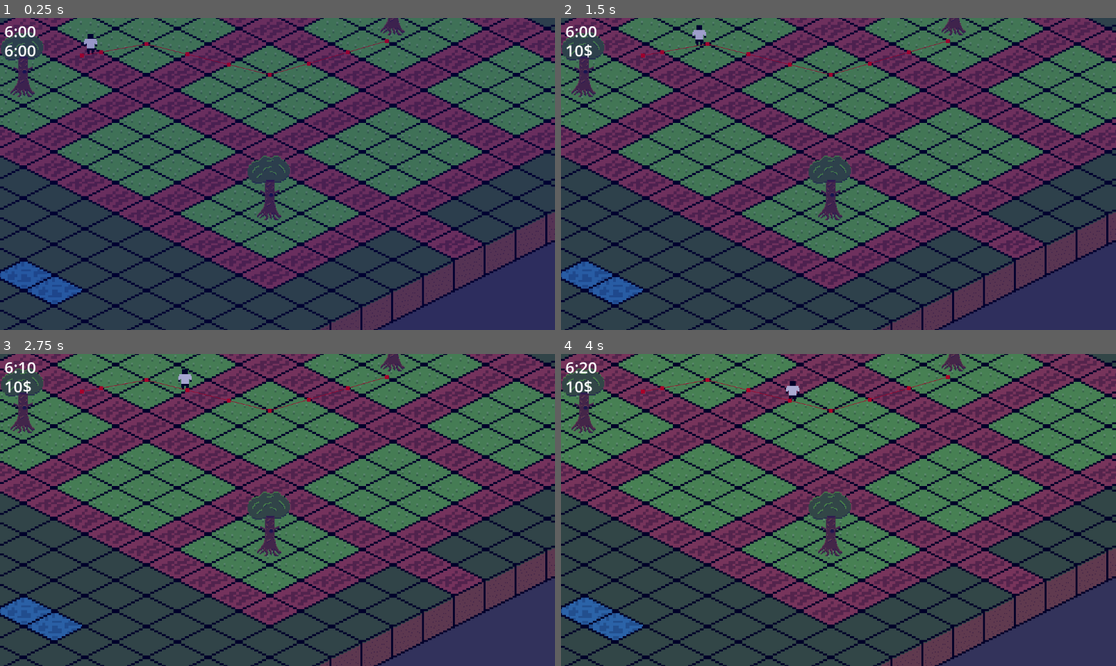
Above: before the commit, frames 1-4 (two rows, left to right).
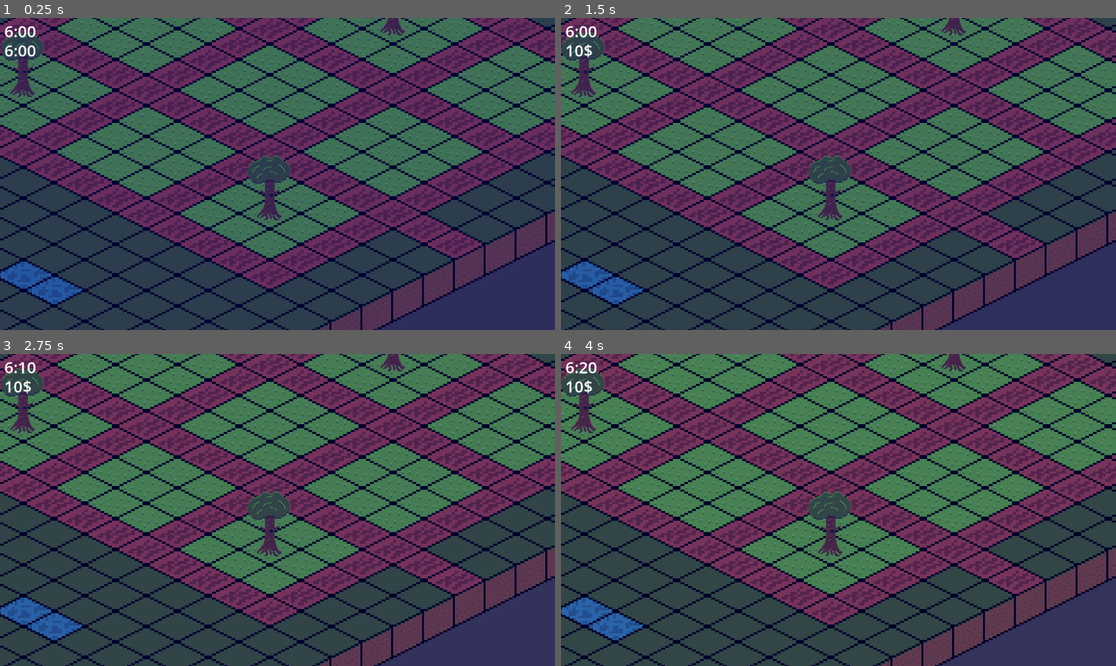
Above: after the commit, the same moments.

Repository: bombasticSlacks/Ok-Orchard
Game: Godot game, scene res://main.tscn
The game is run twice, just before and just after one commit, with the same random seed, the same clock (stepped at 60 frames per second) and the same inputs.
Inputs:
- Up to frame 1 (0.25 s): no input
- Up to frame 2 (1.5 s): no input
- Up to frame 3 (2.75 s): no input
- Up to frame 4 (4 s): no input

The runs differ from the first frame. In frame 1, 0.3% of the frame differs, in the area x 14-71%, y 5-19%; in frame 2, 0.3%; in frame 3, 0.3%; in frame 4, 0.3%, in the area x 14-71%, y 6-19%.

Commit message:
Spawn pawns At Start (#29)
* Stash Changes

* Pawns Spawn From Start Point

* Update main.tscn

Diff:
--- a/Scripts/Game.gd
+++ b/Scripts/Game.gd
@@ -5,13 +5,20 @@
 @export var player: Player
 
 # Generated Pawns For The Current Day
-var pawns: Array
+@export var pawns: Array[Pawn]
 var timer
 var dayColor
 var clock
 var daytime_ambience
 var nighttime_ambience
 var money_display
+
+@onready var tile_map: TileMap = $TileMap
+
+@onready var entrance_transform: Transform2D = pawns[0].transform
+
+# Preload Pawn Setup
+var pawn_setup = preload("res://pawnSetup.tscn")
 
 # Plots the game tracks
 @export var plots: Plot
@@ -38,6 +45,9 @@
 	money_display = get_node("UI/MoneyDisplay")
 	player = get_node("Player")
 	timer.timeout.connect(_tick)
+
+	# Call start day once
+	_start_day()
 
 # Called every frame. 'delta' is the elapsed time since the previous frame.
 func _process(delta):
@@ -74,7 +84,17 @@
 
 # Simplified Processing Only Runs When A Root Level Timer Finishes
 func _tick():
+	# Count Ticks
 	current_ticks = current_ticks+1
+
+	# Check If We Spawn More Pawns
+	if pawns.size() < 10 && randf() > .95:
+		var pawn = pawn_setup.instantiate()
+		pawn.transform = entrance_transform
+		tile_map.add_child(pawn)
+		pawns.append(pawn)
+
+	# Calculate Time Stuff
 	var time = _conv_time(current_ticks, start_sunrise_hour)
 
 	var current_hour = time[0]
@@ -82,9 +102,27 @@
 	_set_day_color(current_hour, current_minute)
 	_adjust_ambience(current_hour, current_minute)
 
+	# Format Displays
 	var formatted_time = _format_time(current_hour, current_minute)
 	clock.set_text(formatted_time)
 	money_display.set_text(String.num_int64(player.money) + "$")
 
+	# Check If The Day Is Over
 	if current_ticks >= day_ticks:
-		current_ticks = 0
+		_end_day()
+
+# stuff that happens when the day starts
+func _start_day():
+	# Reset ticks timer
+	current_ticks = 0
+
+	# Clear any pawns still in the park
+	for pawn in pawns:
+		pawn.queue_free()
+	pawns.clear()
+
+
+# stuff that happens when the day ends
+func _end_day():
+	# TODO Night Stuff
+	_start_day()
--- a/main.tscn
+++ b/main.tscn
@@ -1,42 +1,21 @@
-[gd_scene load_steps=11 format=3 uid="uid://dx3k80toaks7p"]
-
+[gd_scene load_steps=9 format=3 uid="uid://dx3k80toaks7p"]
 
 [ext_resource type="PackedScene" uid="uid://dq131ceghv4bt" path="res://orchard.tscn" id="1_5bpqt"]
 [ext_resource type="Script" path="res://Scripts/Game.gd" id="1_nahm6"]
-[ext_resource type="Script" path="res://Scripts/Pawn.gd" id="2_yo2sw"]
-[ext_resource type="Texture2D" uid="uid://bdgm8ga1cokek" path="res://Assets/PawnBase.png" id="3_blutb"]
 [ext_resource type="Script" path="res://Scripts/Plot.gd" id="4_wgdl0"]
 [ext_resource type="Texture2D" uid="uid://du1wx4xcmn602" path="res://Assets/TreeBase.png" id="5_822cv"]
+[ext_resource type="PackedScene" uid="uid://dlx77rrwosh4s" path="res://pawnSetup.tscn" id="5_ytaj6"]
+[ext_resource type="Script" path="res://Scripts/Player.gd" id="7_dj4wc"]
 [ext_resource type="AudioStream" uid="uid://bfcdq82b3wajb" path="res://Assets/birds.mp3" id="7_gxyii"]
 [ext_resource type="AudioStream" uid="uid://44dtet58v8lh" path="res://Assets/night-ambience.mp3" id="8_52myp"]
-[ext_resource type="Script" path="res://Scripts/Player.gd" id="7_dj4wc"]
 
-[sub_resource type="CircleShape2D" id="CircleShape2D_l58xx"]
-radius = 2.0
-
-[node name="main" type="Node2D"]
+[node name="main" type="Node2D" node_paths=PackedStringArray("pawns")]
 script = ExtResource("1_nahm6")
+pawns = [NodePath("TileMap/PawnStart")]
 
 [node name="TileMap" parent="." instance=ExtResource("1_5bpqt")]
 position = Vector2(28, 13)
 layer_0/tile_data = PackedInt32Array(-1, 0, 65536, -65537, 0, 0, -131072, 0, 65536, -65536, 0, 0, 0, 0, 65536, -65534,  …(7376 unchanged characters)…
-
-[node name="Pawn" type="CharacterBody2D" parent="TileMap"]
-z_index = 1
-position = Vector2(-131, -36)
-motion_mode = 1
-script = ExtResource("2_yo2sw")
-
-[node name="Sprite2D" type="Sprite2D" parent="TileMap/Pawn"]
-position = Vector2(0, -14)
-texture = ExtResource("3_blutb")
-
-[node name="NavigationAgent2D" type="NavigationAgent2D" parent="TileMap/Pawn"]
-debug_enabled = true
-
-[node name="CollisionShape2D" type="CollisionShape2D" parent="TileMap/Pawn"]
-scale = Vector2(1, 0.5)
-shape = SubResource("CircleShape2D_l58xx")
 
 [node name="Plot" type="StaticBody2D" parent="TileMap" groups=["plots"]]
 z_index = 1
@@ -146,6 +125,9 @@
 
 [node name="Sprite2D" type="Sprite2D" parent="TileMap/Plot9"]
 
+[node name="PawnStart" parent="TileMap" instance=ExtResource("5_ytaj6")]
+position = Vector2(264, 168)
+
 [node name="Timer" type="Timer" parent="."]
 unique_name_in_owner = true
 wait_time = 0.3
--- /dev/null
+++ b/pawnSetup.tscn
@@ -0,0 +1,25 @@
+[gd_scene load_steps=4 format=3 uid="uid://dlx77rrwosh4s"]
+
+[ext_resource type="Script" path="res://Scripts/Pawn.gd" id="1_x0tin"]
+[ext_resource type="Texture2D" uid="uid://bdgm8ga1cokek" path="res://Assets/PawnBase.png" id="2_jqr17"]
+
+[sub_resource type="CircleShape2D" id="CircleShape2D_juk74"]
+radius = 2.0
+
+[node name="Pawn" type="CharacterBody2D"]
+z_index = 1
+position = Vector2(-131, -36)
+motion_mode = 1
+script = ExtResource("1_x0tin")
+
+[node name="Sprite2D" type="Sprite2D" parent="."]
+position = Vector2(0, -14)
+texture = ExtResource("2_jqr17")
+
+[node name="NavigationAgent2D" type="NavigationAgent2D" parent="."]
+debug_enabled = true
+
+[node name="CollisionShape2D" type="CollisionShape2D" parent="."]
+scale = Vector2(1, 0.5)
+shape = SubResource("CircleShape2D_juk74")
+disabled = true
